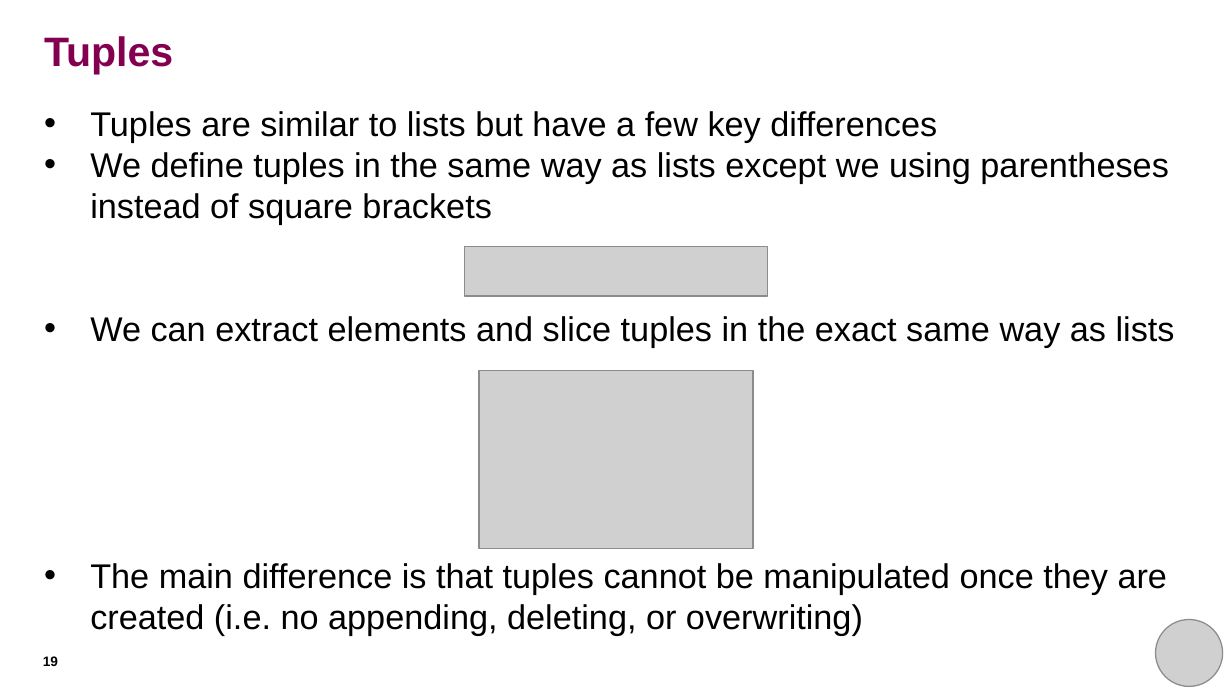
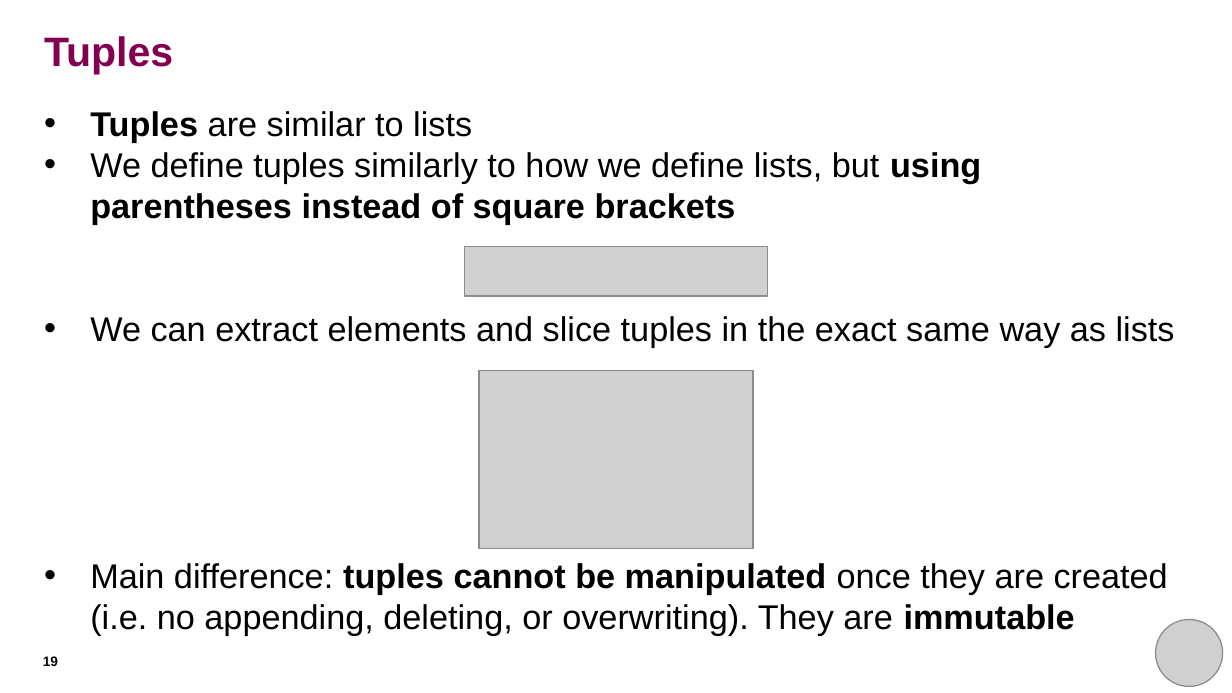
Before and after one commit to rkhetani/beginners-python, a slide deck: slide 19 of session_four/session_four_presentation.pptx. Drawn at 1232x693 pixels with LibreOffice and Linux fonts; fonts in the diff are those of the drawing; grey boxes stand for pictures. Boxes give left, top, right and bottom in pixels: in the first picture for what was removed or moved away, otherwise in the second. Text is boxed around its words. In the diff, an @@ line names an element or a change of style, - is before the commit and + after.

Commit message:
Updated session 4 slides
- updated text of most slides to make it more concise
- increased line spacing
- highlighted key concepts with bold characters
- highlighted puzzle slides with a different background

```diff
--- a/session_four/session_four_presentation.pptx
+++ b/session_four/session_four_presentation.pptx
@@ text at (90,111,981,225): text changed @@
-• Tuples are similar to lists but have a few key differences
-• We define tuples in the same way as lists except we using parentheses instead of square brackets
+• Tuples are similar to lists
+• We define tuples similarly to how we define lists, but using parentheses instead of square brackets
@@ text at (90,563,1168,635): text changed @@
-• The main difference is that tuples cannot be manipulated once they are created (i.e. no appending, deleting, or overwriting)
+• Main difference: tuples cannot be manipulated once they are created (i.e. no appending, deleting, or overwriting). They are immutable
```
Also in this commit, not shown: 18 other slides changed.
